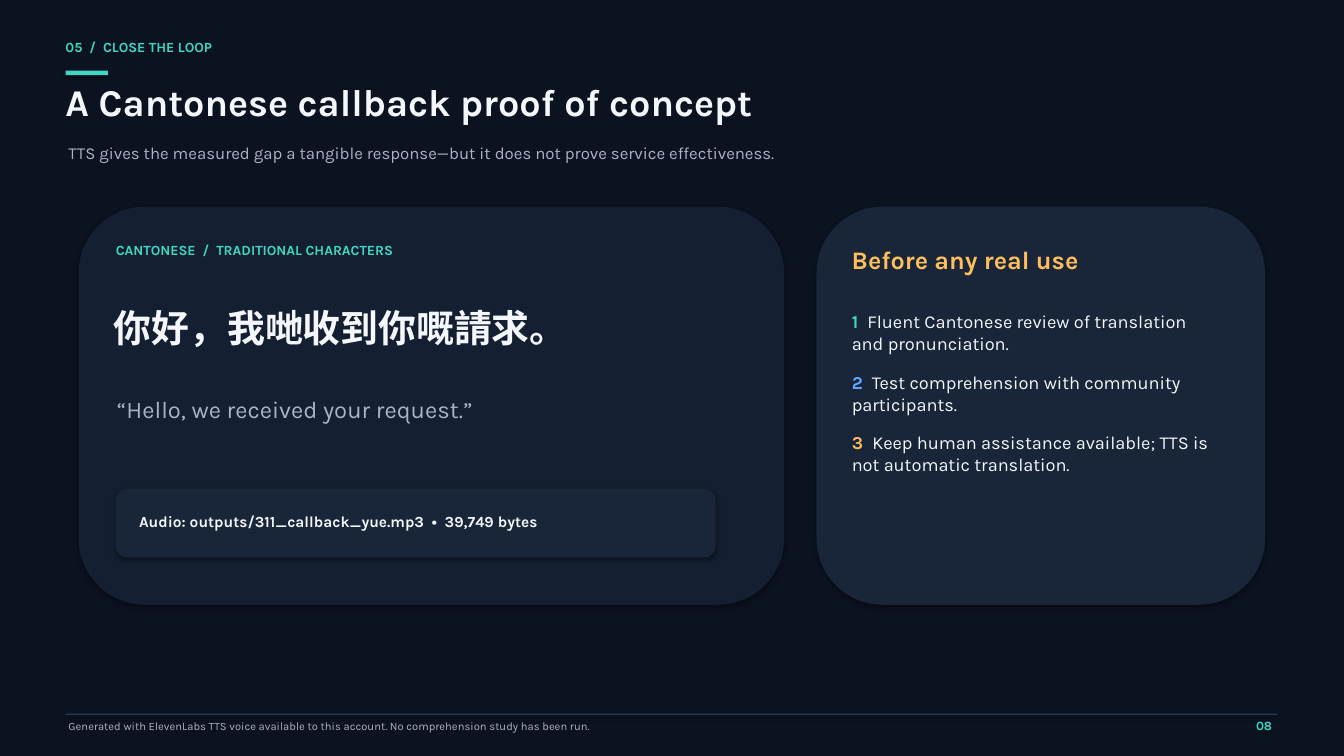
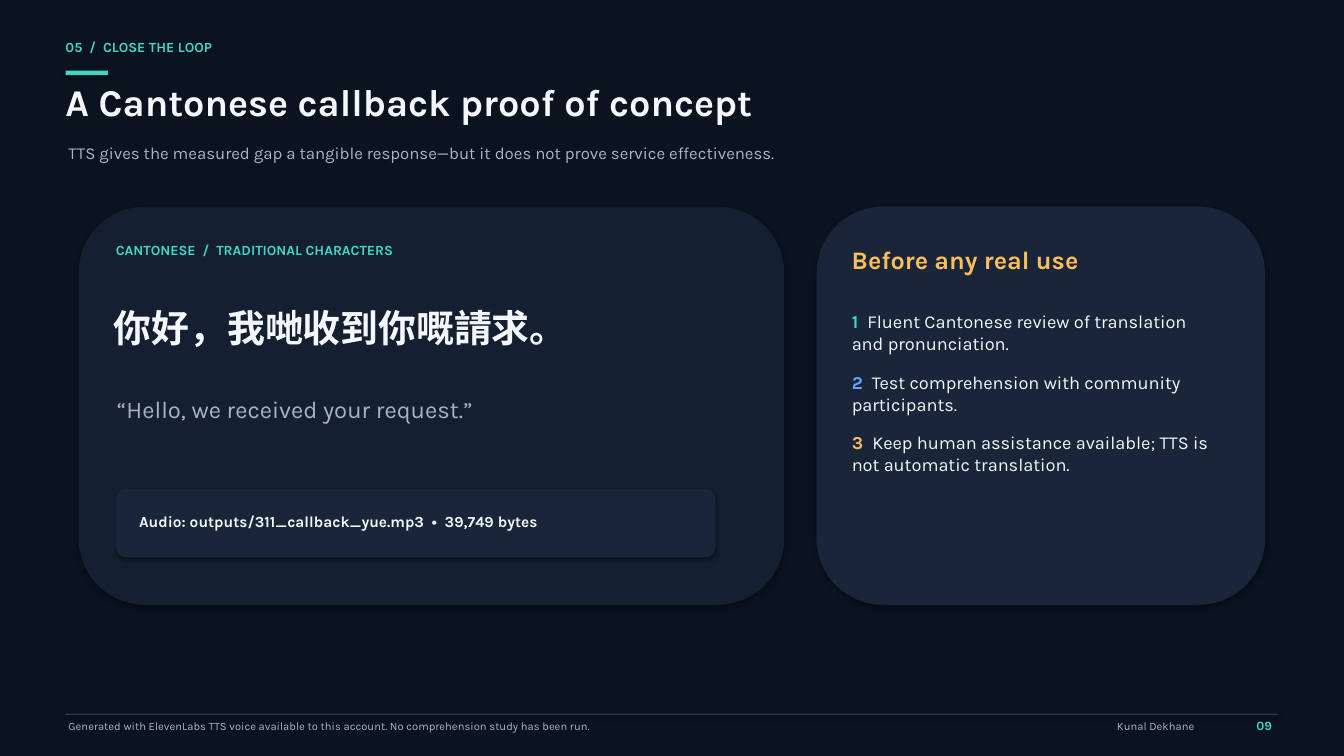
Before and after one commit to davyjones1210/ElevenLabs-Track---Mississauga-Unheard, a slide deck: slide 9 of slides/Mississauga_Unheard_Findings.pptx (slide 8 before the commit). Drawn at 1344x756 pixels with LibreOffice and Linux fonts; fonts in the diff are those of the drawing. Boxes give left, top, right and bottom in pixels: in the first picture for what was removed or moved away, otherwise in the second. Text is boxed around its words. In the diff, an @@ line names an element or a change of style, - is before the commit and + after.

```diff
--- a/slides/Mississauga_Unheard_Findings.pptx
+++ b/slides/Mississauga_Unheard_Findings.pptx
@@ text added at (1117,722,1194,730), 8 pt, text #A8B5C8 @@
+Kunal Dekhane
```
Also in this commit, not shown: 8 other slides changed, 1 slide added, 6 other files.
